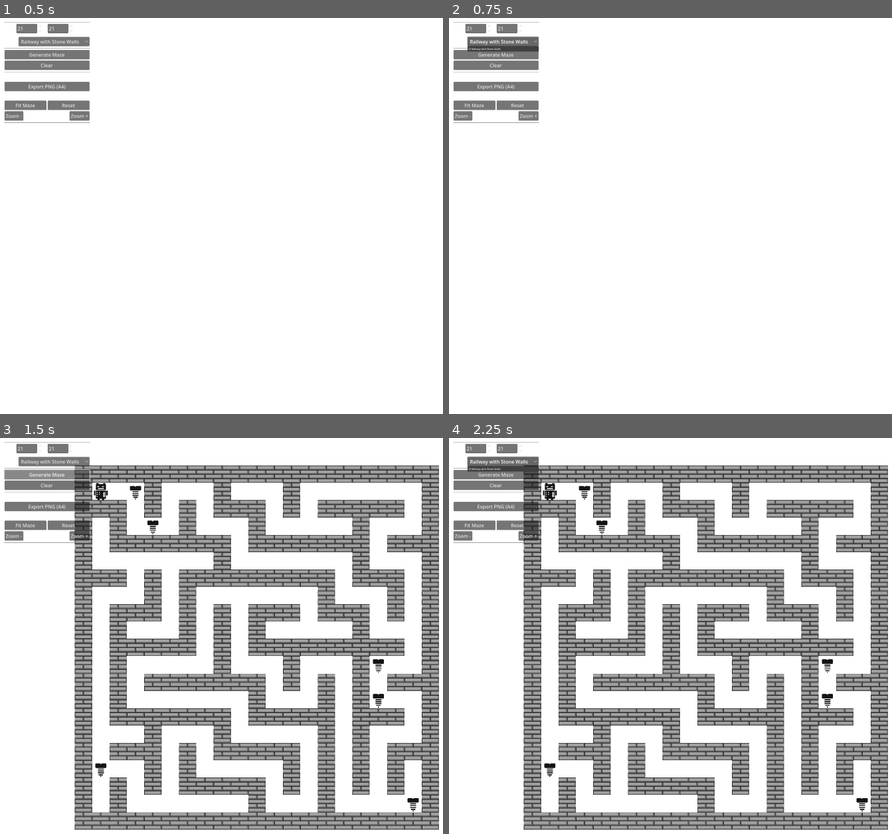
Above: before the commit, frames 1-4 (two rows, left to right).
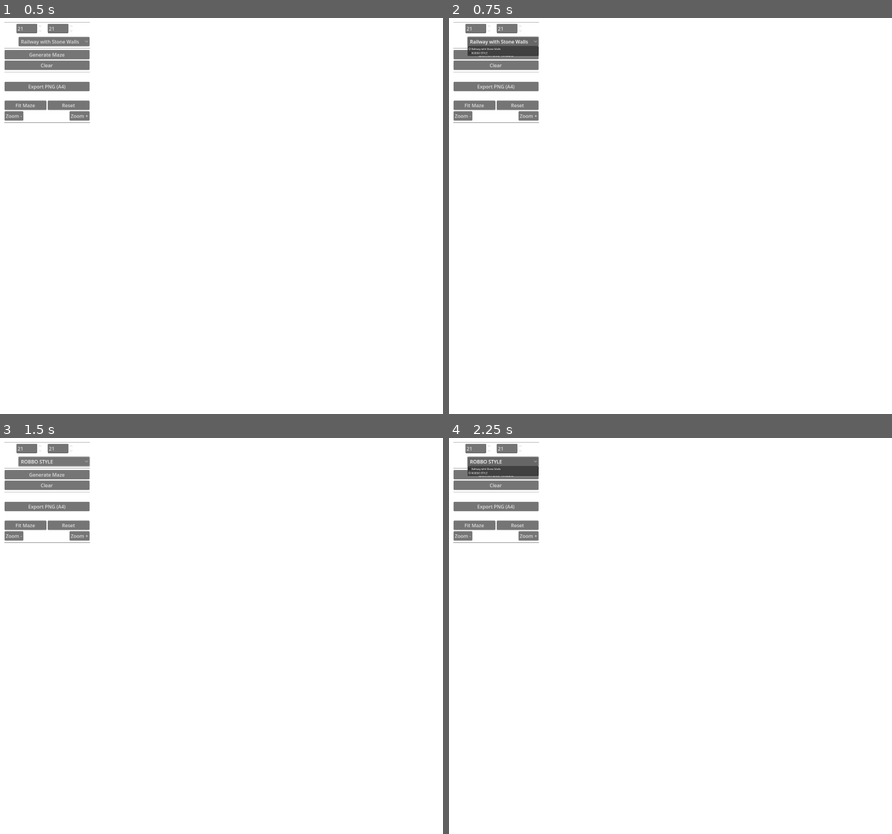
Above: after the commit, the same moments.

Repository: mtpabis/railway-mazes
Game: Godot game, scene res://levels/maze_generator.tscn
Two runs of this game, one before a commit and one after it. Both use one fixed random seed, a clock stepped at 60 frames per second and the inputs below. This scene is started directly instead of the project's main scene.
Inputs:
- Up to frame 1 (0.5 s): no input
- Up to frame 2 (0.75 s): click "Railway with Stone Walls" at 0.5 s
- Up to frame 3 (1.5 s): click "Generate Maze" at 1.25 s
- Up to frame 4 (2.25 s): click "Railway with Stone Walls" (after the commit: "ROBBO STYLE") at 2 s

Frame 1 is identical in both runs. In frame 2, 0.2% of the frame differs, in the area x 4-21%, y 8-10%; in frame 3, 43%; in frame 4, 43%, in the area x 4-100%, y 5-99%.

Commit message:
Sprites refactor and tidy up
- Update tileset configurations and PNG source assignments
- Refactor sprite source IDs and atlas coordinates
- Add new robbo_style.tres resource configuration
- Clean up tile source references across styles
- Optimize sprite organization and resource loading

🤖 Generated with [Claude Code](https://claude.ai/code)

Co-Authored-By: Claude <noreply@anthropic.com>

Diff:
--- a/levels/maze_generator.tscn
+++ b/levels/maze_generator.tscn
@@ -1,13 +1,14 @@
-[gd_scene load_steps=5 format=3 uid="uid://dthd0gs3c414o"]
+[gd_scene load_steps=6 format=3 uid="uid://dthd0gs3c414o"]
 
 [ext_resource type="TileSet" uid="uid://cfr3g543ytxy1" path="res://levels/tileset.tres" id="1_maze_tileset"]
 [ext_resource type="Script" uid="uid://b3hsjehptw4gj" path="res://levels/MazeStyle.gd" id="2_gfk5l"]
 [ext_resource type="Script" uid="uid://cvfoctp3limx8" path="res://levels/MazeGenerator.gd" id="2_maze_script"]
 [ext_resource type="Resource" uid="uid://bvsv4l2n7g6lh" path="res://levels/styles/railway_with_walls.tres" id="3_wm03m"]
+[ext_resource type="Resource" uid="uid://cive5cf7cclr8" path="res://levels/styles/robbo_style.tres" id="4_wm03m"]
 
 [node name="MazeGenerator" type="Node2D"]
 script = ExtResource("2_maze_script")
-available_styles = Array[ExtResource("2_gfk5l")]([ExtResource("3_wm03m")])
+available_styles = Array[ExtResource("2_gfk5l")]([ExtResource("3_wm03m"), ExtResource("4_wm03m")])
 
 [node name="PassageTileMapLayer" type="TileMapLayer" parent="."]
 tile_set = ExtResource("1_maze_tileset")
--- a/levels/styles/railway_with_walls.tres
+++ b/levels/styles/railway_with_walls.tres
@@ -18,13 +18,13 @@
 wall_atlas_coords = Vector2i(6, 2)
 wall_alternative_tile = 0
 has_start_end_objects = true
-object_source_id = 6
+object_source_id = 7
 start_tile_atlas_coords = Vector2i(0, 0)
-end_tile_atlas_coords = Vector2i(1, 0)
+end_tile_atlas_coords = Vector2i(2, 0)
 start_tile_alternative = 0
 end_tile_alternative = 0
 has_collectibles = true
-collectible_source_id = 6
+collectible_source_id = 7
 collectible_atlas_coords = Vector2i(1, 0)
 collectible_alternative = 0
 collectible_count_multiplier = 1.0
--- /dev/null
+++ b/levels/styles/robbo_style.tres
@@ -0,0 +1,31 @@
+[gd_resource type="Resource" script_class="MazeStyle" load_steps=3 format=3 uid="uid://cive5cf7cclr8"]
+
+[ext_resource type="Script" uid="uid://b3hsjehptw4gj" path="res://levels/MazeStyle.gd" id="1_r34fq"]
+[ext_resource type="TileSet" uid="uid://cfr3g543ytxy1" path="res://levels/tileset.tres" id="2_35k81"]
+
+[resource]
+script = ExtResource("1_r34fq")
+style_name = "ROBBO STYLE"
+tileset = ExtResource("2_35k81")
+has_passages = false
+passage_source_id = 10
+passage_terrain_set = 0
+passage_terrain_id = 0
+has_walls = true
+wall_source_id = 10
+wall_terrain_set = 1
+wall_terrain_id = 0
+wall_atlas_coords = Vector2i(6, 2)
+wall_alternative_tile = 0
+has_start_end_objects = true
+object_source_id = 10
+start_tile_atlas_coords = Vector2i(3, 0)
+end_tile_atlas_coords = Vector2i(2, 0)
+start_tile_alternative = 0
+end_tile_alternative = 0
+has_collectibles = true
+collectible_source_id = 10
+collectible_atlas_coords = Vector2i(1, 0)
+collectible_alternative = 0
+collectible_count_multiplier = 1.0
+description = "Railway tracks with solid stone wall barriers and collectible items"
--- a/levels/tileset.tres
+++ b/levels/tileset.tres
@@ -1,9 +1,8 @@
-[gd_resource type="TileSet" load_steps=9 format=3 uid="uid://cfr3g543ytxy1"]
+[gd_resource type="TileSet" load_steps=7 format=3 uid="uid://cfr3g543ytxy1"]
 
 [ext_resource type="Texture2D" uid="uid://bhdp2q36s4kde" path="res://tile_sources/arrows.png" id="1_t8ifc"]
 [ext_resource type="Texture2D" uid="uid://djp1kco41tu20" path="res://tile_sources/cropped.png" id="2_0tc62"]
-[ext_resource type="Texture2D" uid="uid://b6e6v1ghsy1wi" path="res://tile_sources/wall.png" id="3_u0v45"]
-[ext_resource type="Texture2D" uid="uid://bisrn4cemdpye" path="res://tile_sources/objects.png" id="4_u0v45"]
+[ext_resource type="Texture2D" uid="uid://be2rgajqlu8e2" path="res://tile_sources/robbo_sprites.png" id="3_0tc62"]
 
 [sub_resource type="TileSetAtlasSource" id="TileSetAtlasSource_5o2xg"]
 texture = ExtResource("1_t8ifc")
@@ -88,18 +87,17 @@
 3:1/0 = 0
 4:1/0 = 0
 
-[sub_resource type="TileSetAtlasSource" id="TileSetAtlasSource_0tc62"]
-texture = ExtResource("3_u0v45")
+[sub_resource type="TileSetAtlasSource" id="TileSetAtlasSource_u0v45"]
+texture = ExtResource("3_0tc62")
 texture_region_size = Vector2i(128, 128)
 0:0/0 = 0
 0:0/0/terrain_set = 1
 0:0/0/terrain = 0
-
-[sub_resource type="TileSetAtlasSource" id="TileSetAtlasSource_nps8k"]
-texture = ExtResource("4_u0v45")
-texture_region_size = Vector2i(128, 128)
-0:0/0 = 0
 1:0/0 = 0
+2:0/0 = 0
+3:0/0 = 0
+0:1/0 = 0
+1:1/0 = 0
 
 [resource]
 tile_size = Vector2i(128, 128)
@@ -111,6 +109,5 @@
 terrain_set_1/terrain_0/color = Color(0.602362, 0.218827, 0.446125, 1)
 sources/1 = SubResource("TileSetAtlasSource_t78df")
 sources/0 = SubResource("TileSetAtlasSource_5o2xg")
-sources/3 = SubResource("TileSetAtlasSource_0tc62")
-sources/6 = SubResource("TileSetAtlasSource_nps8k")
+sources/10 = SubResource("TileSetAtlasSource_u0v45")
 tile_proxies/coords_level = [[4, Vector2i(0, 0)], [6, Vector2i(0, 0)], [5, Vector2i(0, 0)], [6, Vector2i(1, 0)]]
Not shown, added: levels/CanvasOverlay.gd.uid
Not shown, added: levels/ExportManager.gd.uid
Not shown, added: levels/PrintPreview.gd.uid
Binary file changed: tile_sources/objects.png
Binary file added: tile_sources/robbo_sprites.png
Not shown, added: tile_sources/robbo_sprites.png.import
Binary file added: tile_sources/ufo.png
Not shown, added: tile_sources/ufo.png.import
Binary file added: tile_sources/ufo2.png
Not shown, added: tile_sources/ufo2.png.import
